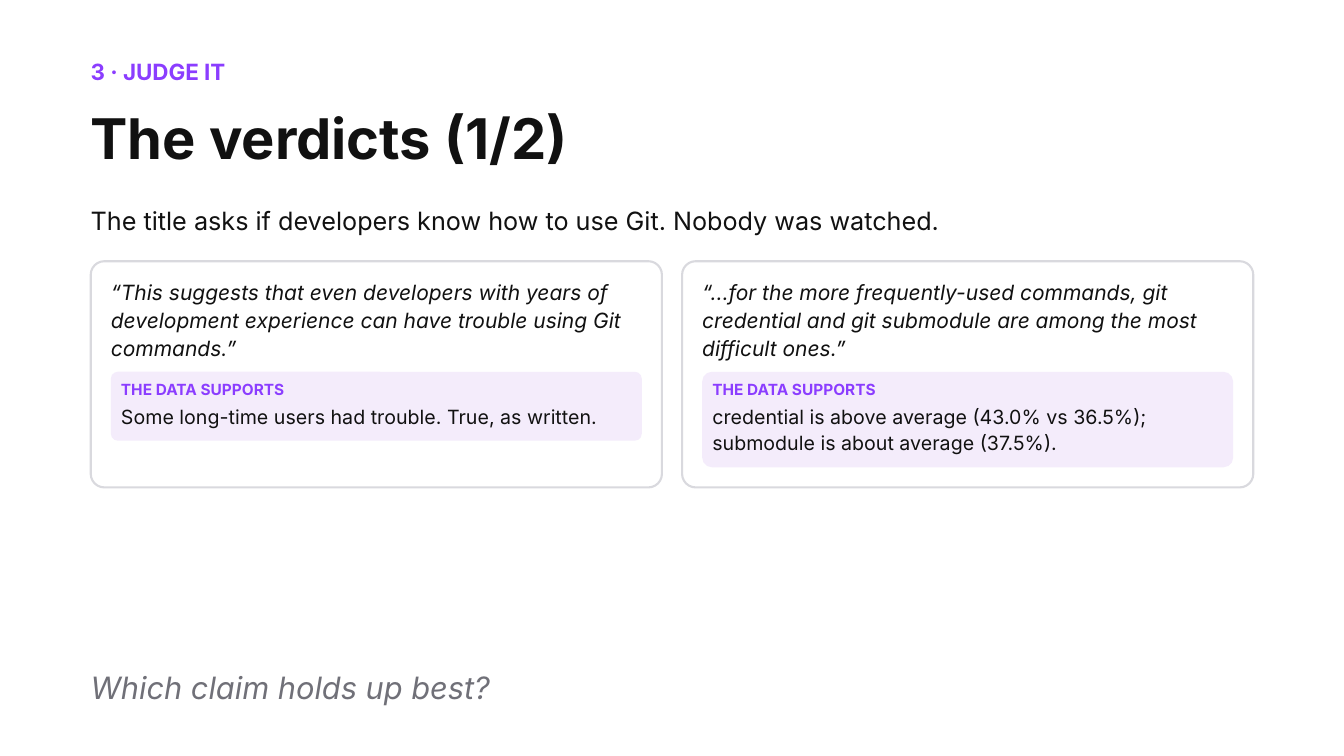
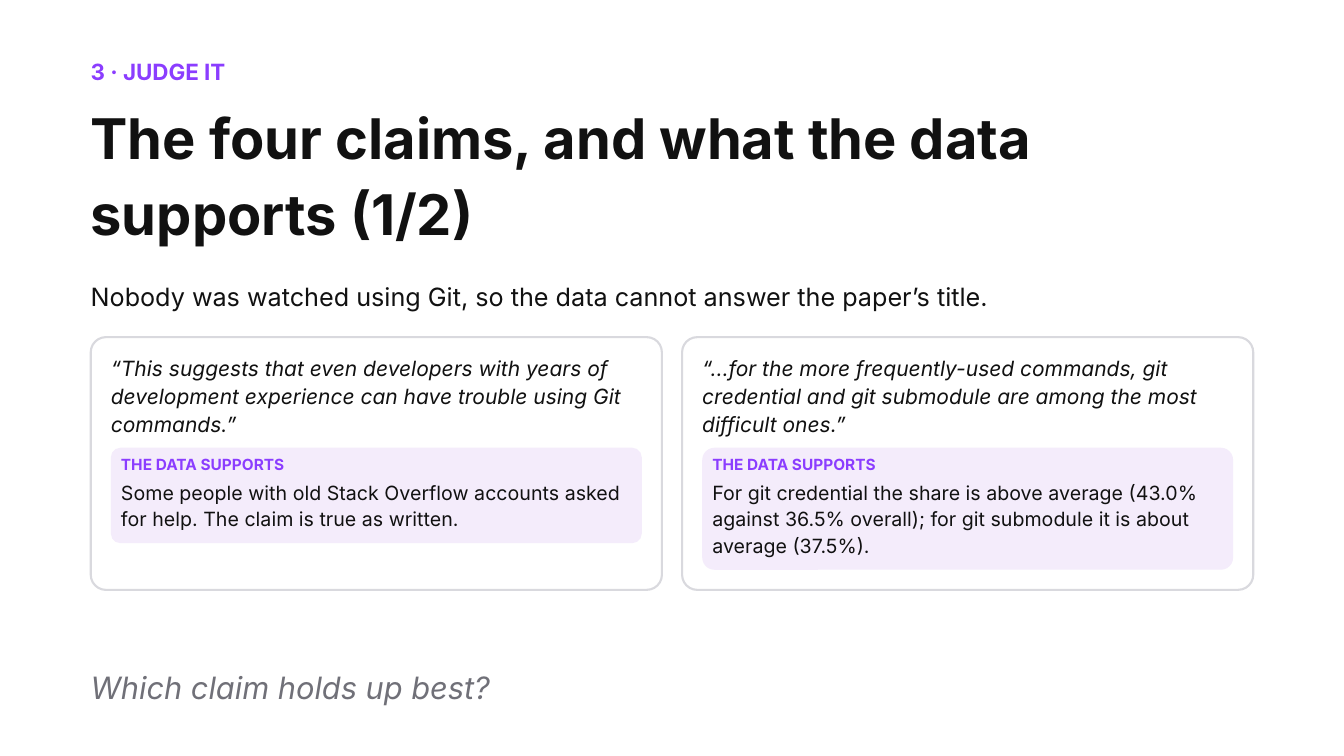
Before and after one commit to shubham3-ucb/cs294-pl, a slide deck: slide 13 of slides/thursday_app.pptx (slide 17 before the commit). Drawn at 1344x756 pixels with LibreOffice and Linux fonts; fonts in the diff are those of the drawing. Boxes give left, top, right and bottom in pixels: in the first picture for what was removed or moved away, otherwise in the second. Text is boxed around its words. In the diff, an @@ line names an element or a change of style, - is before the commit and + after.

```diff
--- a/slides/thursday_app.pptx
+++ b/slides/thursday_app.pptx
@@ text at bbox=[91, 116, 1031, 247]: text changed @@
-The verdicts (1/2)
+The four claims, and what the data supports (1/2)
@@ text at bbox=[91, 287, 988, 311]: text changed @@
-The title asks if developers know how to use Git. Nobody was watched.
+Nobody was watched using Git, so the data cannot answer the paper’s title.
@@ rounded rectangle: place and size @@
-rounded rectangle at bbox=[91, 261, 662, 487]
+rounded rectangle at bbox=[91, 337, 662, 590]
@@ rounded rectangle: place and size @@
-rounded rectangle at bbox=[683, 261, 1254, 487]
+rounded rectangle at bbox=[683, 337, 1254, 590]
@@ rounded rectangle: place and size @@
-rounded rectangle at bbox=[111, 372, 642, 441]
+rounded rectangle at bbox=[111, 448, 642, 543]
@@ rounded rectangle: place and size @@
-rounded rectangle at bbox=[703, 372, 1234, 468]
+rounded rectangle at bbox=[703, 448, 1234, 570]
@@ 4 texts: place and size @@
-4 texts at bbox=[111, 284, 1197, 395]
+4 texts at bbox=[111, 360, 1197, 470]
@@ text at bbox=[121, 485, 620, 530]: text changed @@
-Some long-time users had trouble. True, as written.
+Some people with old Stack Overflow accounts asked for help. The claim is true as written.
@@ text at bbox=[712, 484, 1197, 558]: text changed @@
-credential is above average (43.0% vs 36.5%); submodule is about average (37.5%).
+For git credential the share is above average (43.0% against 36.5% overall); for git submodule it is about average (37.5%).
```
Also in this commit, not shown: 17 other slides changed, 1 slide added, 5 slides removed, 30 other files.
